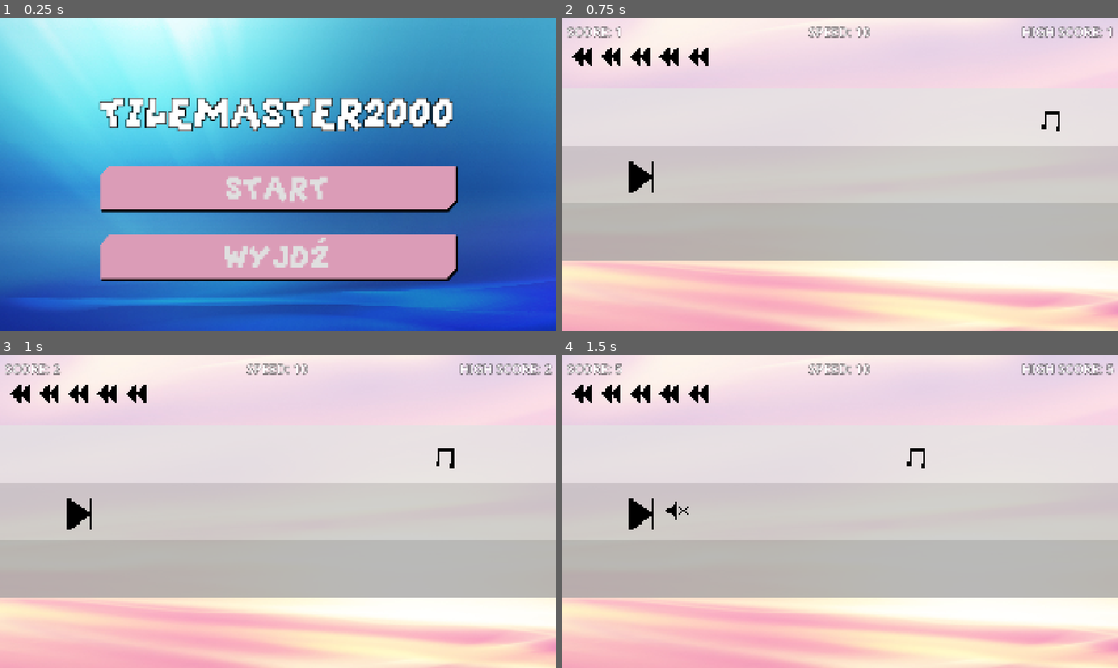
Above: before the commit, frames 1-4 (two rows, left to right).
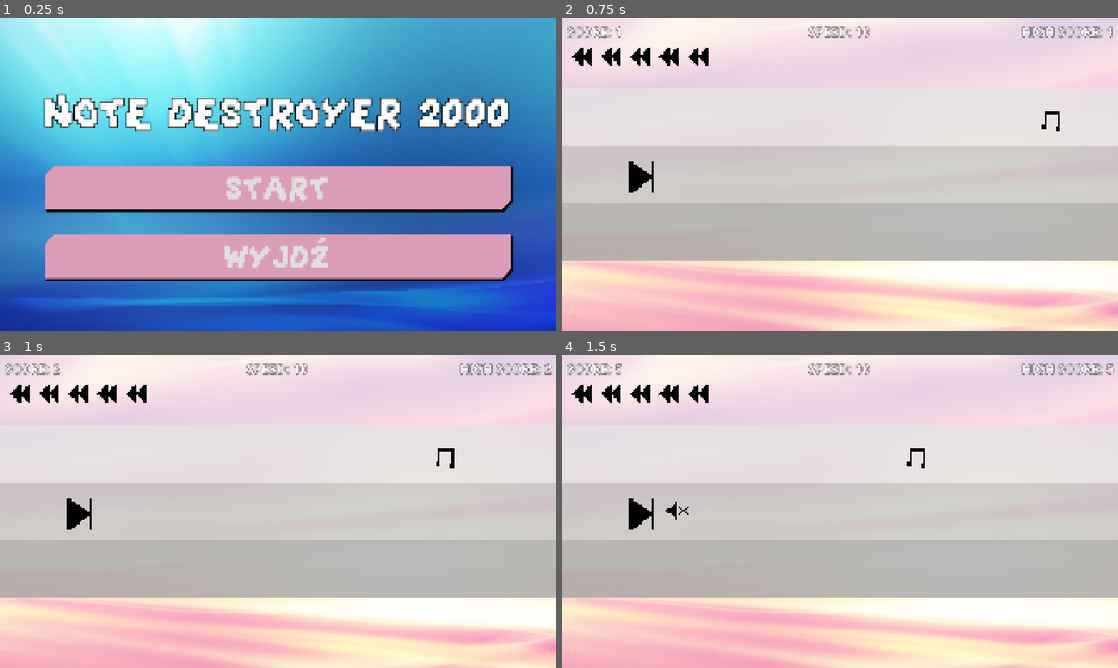
Above: after the commit, the same moments.

Repository: chorwat2137/haven-2026
Game: Godot game, scene res://scenes/main_menu.tscn
Same seed, same stepped clock (60 frames per second), same inputs: the game is played once before the commit and once after it.
Inputs:
- Up to frame 1 (0.25 s): no input
- Up to frame 2 (0.75 s): click "START" at 0.5 s
- Up to frame 3 (1 s): no input
- Up to frame 4 (1.5 s): tap Enter (ui_accept) at 1.25 s; hold Right (ui_right) from 1.28 s (still down); tap Space (shoot) at 1.35 s

The runs differ from the first frame. In frame 1, 12% of the frame differs, in the area x 7-93%, y 24-84%; in frame 2, nothing differs; in frame 3, nothing differs; in frame 4, nothing differs.

Commit message:
Automatic sync

Diff:
--- a/scenes/main_menu.tscn
+++ b/scenes/main_menu.tscn
@@ -62,11 +62,12 @@
 
 [node name="Label" type="Label" parent="VBoxContainer" unique_id=506221285]
 layout_mode = 2
+size_flags_horizontal = 4
 theme_override_colors/font_outline_color = Color(0, 0, 0, 1)
 theme_override_constants/outline_size = 14
 theme_override_fonts/font = ExtResource("3_bqqt6")
 theme_override_font_sizes/font_size = 180
-text = "TILEMASTER2000"
+text = "NOTE DESTROYER 2000"
 
 [node name="Button" type="Button" parent="VBoxContainer" unique_id=1063866426]
 layout_mode = 2
